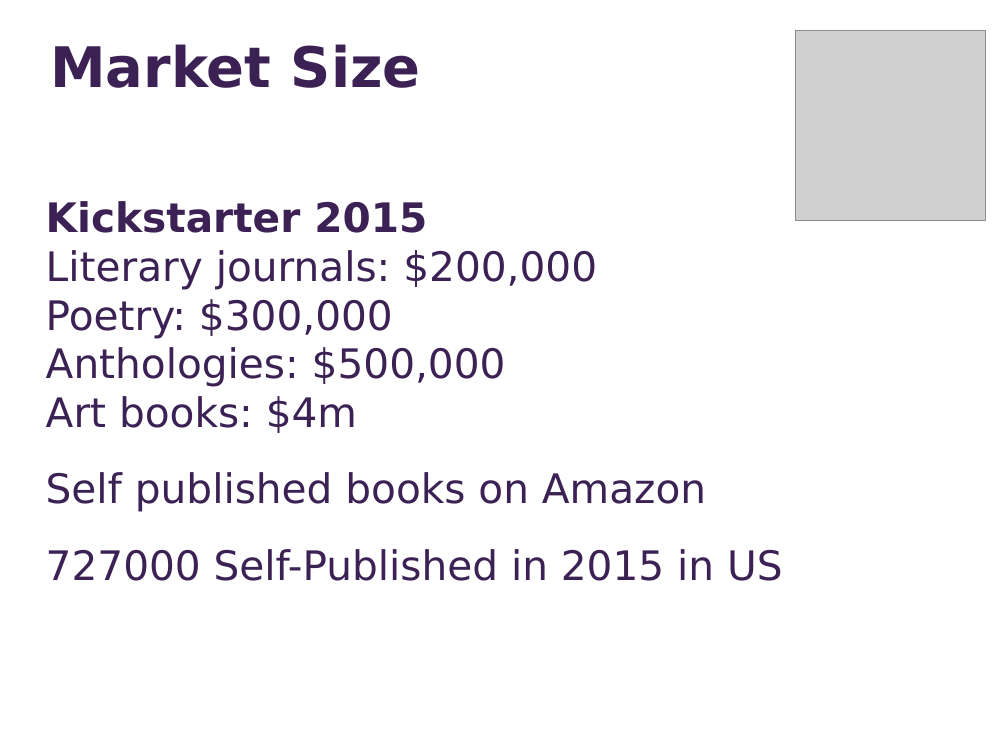
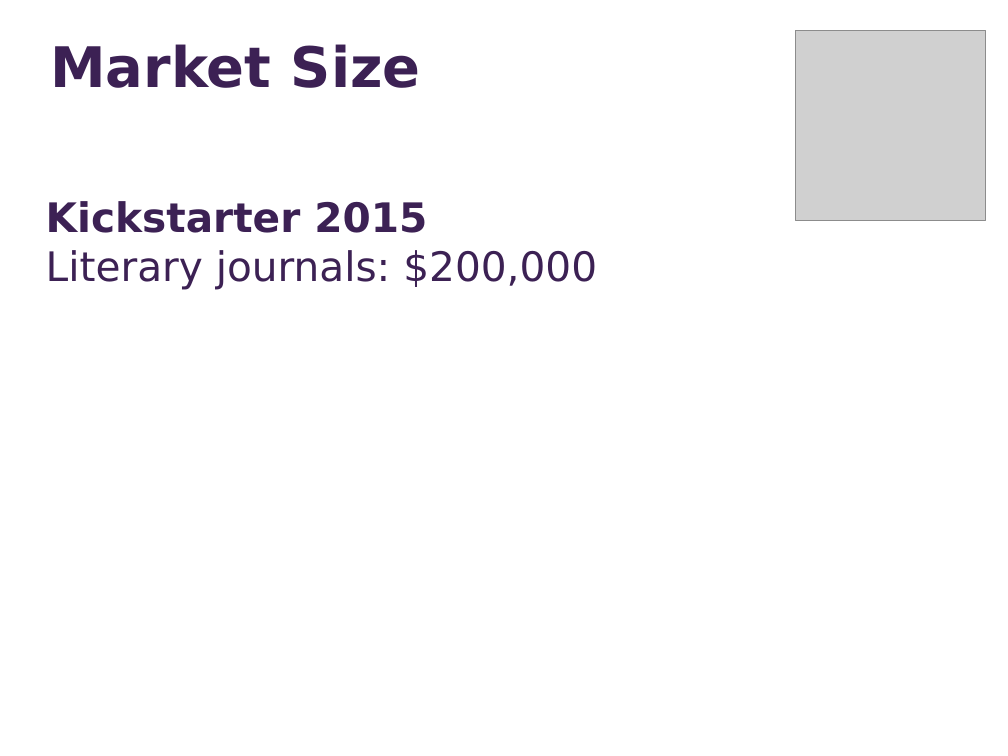
Before and after one commit to ece106/tomatocan, a slide deck: slide 12 of public/marketingSlides.pptx. Drawn at 1008x756 pixels with LibreOffice and Linux fonts; fonts in the diff are those of the drawing; grey boxes stand for pictures. Boxes give left, top, right and bottom in pixels: in the first picture for what was removed or moved away, otherwise in the second. Text is boxed around its words. In the diff, an @@ line names an element or a change of style, - is before the commit and + after.

```diff
--- a/public/marketingSlides.pptx
+++ b/public/marketingSlides.pptx
@@ text at box(46, 299, 783, 581): paragraphs removed @@
-Poetry: $300,000
-Anthologies: $500,000
-Art books: $4m
-Self published books on Amazon
-727000 Self-Published in 2015 in US
```
Also in this commit, not shown: 11 other slides changed, 6 other files.
